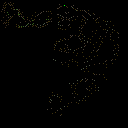
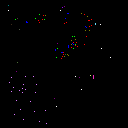
Layers edited between the first and the second w=128, h=128 image:
hid "decorations" over box(1, 2, 119, 116)
showed "objects", painted on it over box(8, 5, 111, 124)
